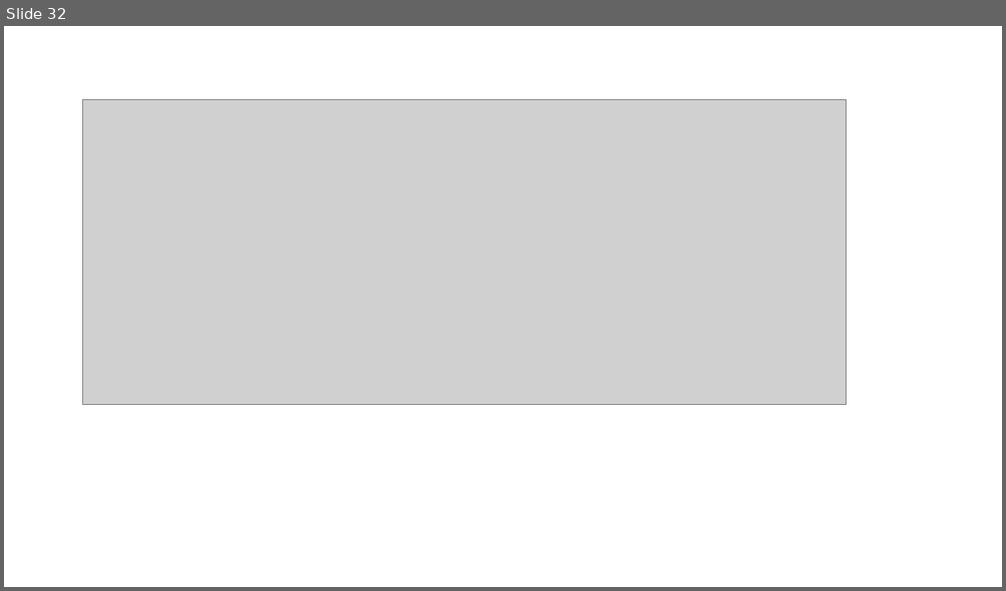
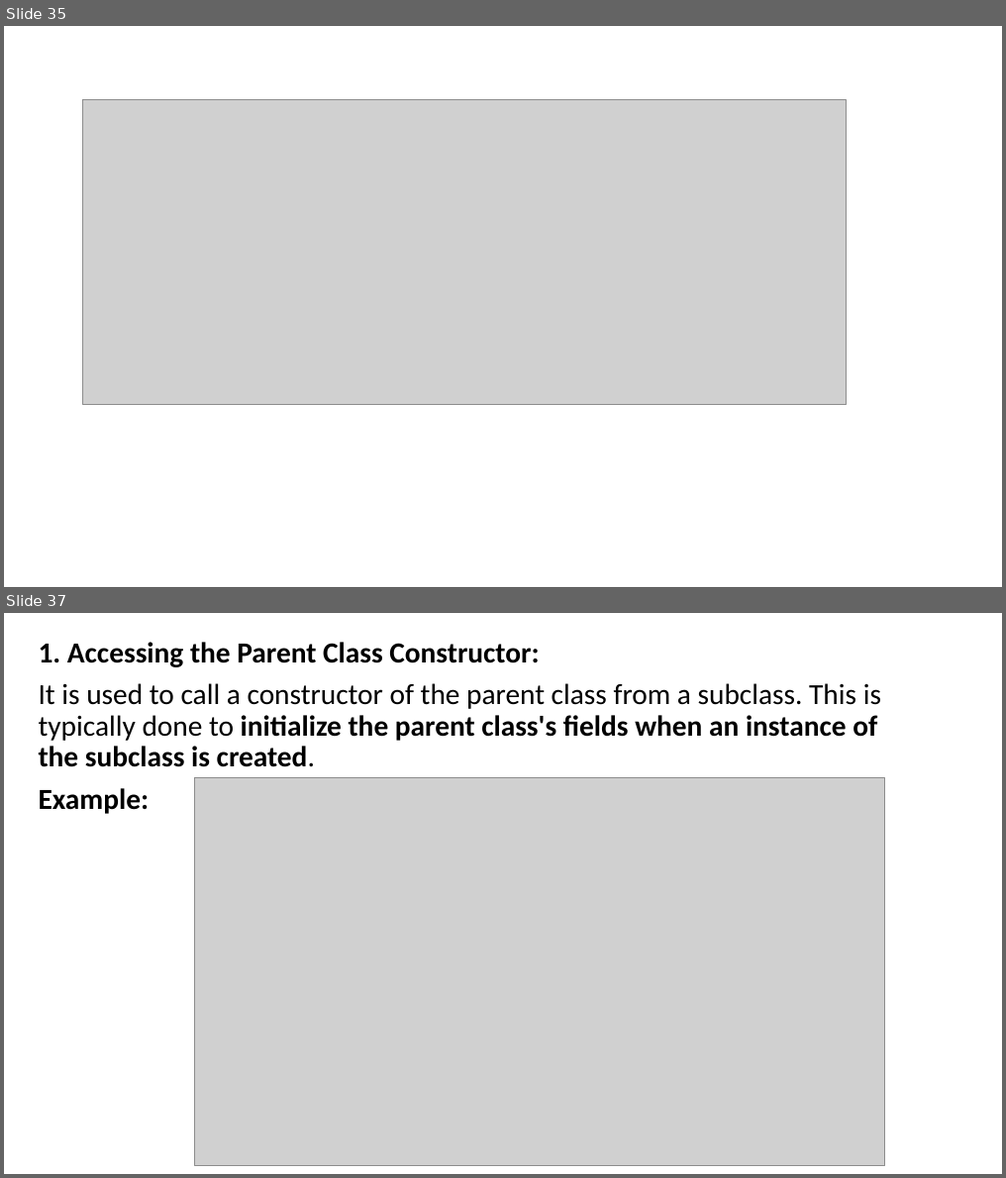
Before and after one commit to PRAMOD-VISHNU-NAIK/MCA-2nd-Sem-Shridevi-College, a slide deck: Theory Class-Notes/New.pptx. Shown one above the other, each under a label of ours: slide 32 before the commit, slides 35 and 37 after it; the slides between them are not shown. The pictures are 1006x591 and 1006x1178 pixels, drawn with LibreOffice and Linux fonts; fonts in the diff are those of the drawing; grey boxes stand for pictures. Boxes give left, top, right and bottom in pixels: in the first picture for what was removed or moved away, otherwise in the second. Text is boxed around its words. In the diff, an @@ line names an element or a change of style, - is before the commit and + after.

```diff
--- a/Theory Class-Notes/New.pptx
+++ b/Theory Class-Notes/New.pptx
@@ slide 37 added at bbox=[4, 613, 1002, 1174], background #FFFFFF @@
@@ text added at bbox=[39, 642, 881, 814], 28 pt, text #000000, bold @@
+1. Accessing the Parent Class Constructor:
+It is used to call a constructor of the parent class from a subclass. This is typically done to initialize the parent class's fields when an instance of the subclass is created.
+Example:
@@ picture added at bbox=[194, 777, 884, 1166] @@
@@ what was slide 32 is now slide 35 @@
```
Also in this commit, not shown: 1 slide changed, 14 other slides added, 2 other files.
